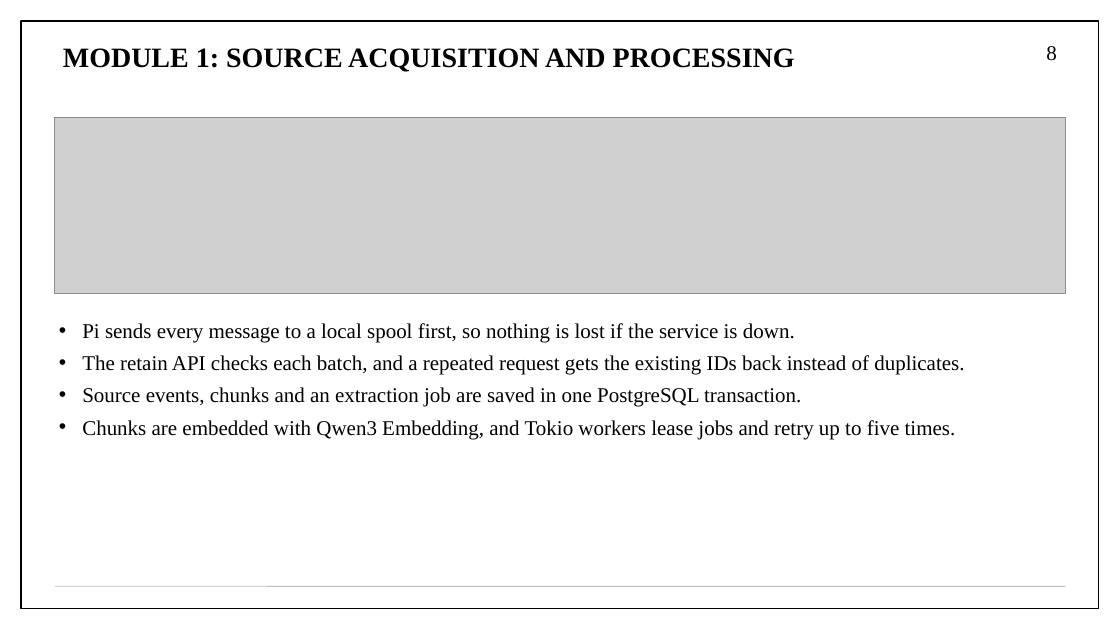
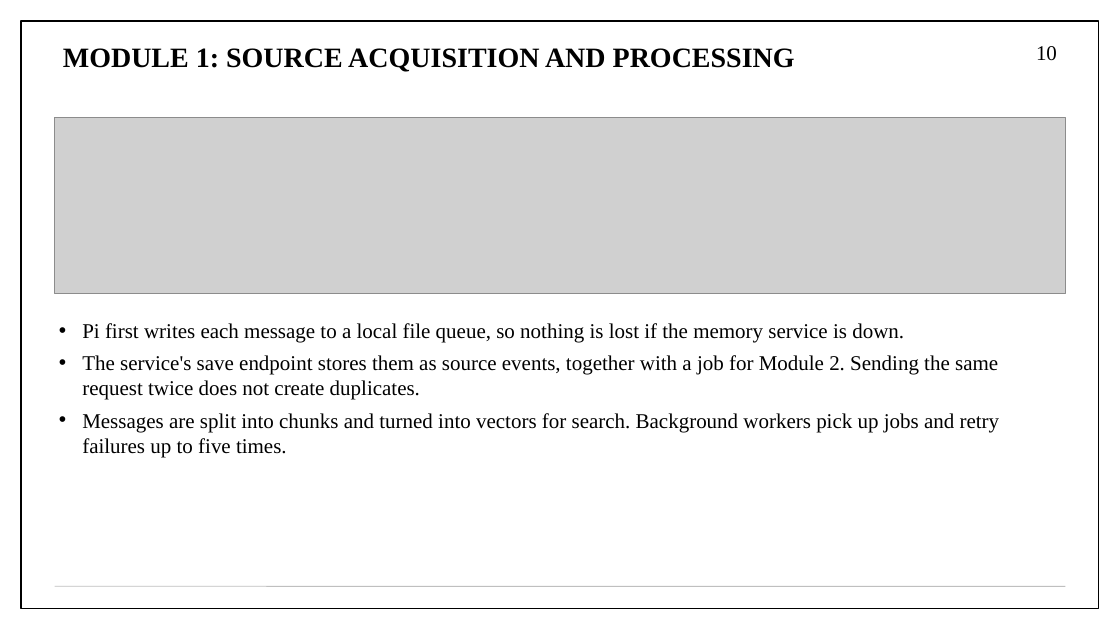
Before and after one commit to aryaniyaps/sdp-2026, a slide deck: slide 10 of P1_R2_13.pptx (slide 8 before the commit). Drawn at 1120x630 pixels with LibreOffice and Linux fonts; fonts in the diff are those of the drawing; grey boxes stand for pictures. Boxes give left, top, right and bottom in pixels: in the first picture for what was removed or moved away, otherwise in the second. Text is boxed around its words. In the diff, an @@ line names an element or a change of style, - is before the commit and + after.

Commit message:
Add a walkthrough and key terms to the review deck
The problem statement drops its example. A key-terms slide and the Maya
walkthrough now sit beside the architecture, the gaps are numbered and
the objectives point back to them, and each module and algorithm slide
links to the next. The results end with what is still missing, and a
short conclusion closes the deck. The text was rewritten after a
cold read for terms used before they were explained.

```diff
--- a/P1_R2_13.pptx
+++ b/P1_R2_13.pptx
@@ page number at bbox=[1036, 46, 1057, 61]: text changed @@
-8
+10
@@ text at bbox=[82, 323, 1000, 458]: text changed @@
-• Pi sends every message to a local spool first, so nothing is lost if the service is down.
-• The retain API checks each batch, and a repeated request gets the existing IDs back instead of duplicates.
-• Source events, chunks and an extraction job are saved in one PostgreSQL transaction.
-• Chunks are embedded with Qwen3 Embedding, and Tokio workers lease jobs and retry up to five times.
+• Pi first writes each message to a local file queue, so nothing is lost if the memory service is down.
+• The service's save endpoint stores them as source events, together with a job for Module 2. Sending the same request twice does not create duplicates.
+• Messages are split into chunks and turned into vectors for search. Background workers pick up jobs and retry failures up to five times.
```
Also in this commit, not shown: 23 other slides changed, 4 slides added, 1 slide removed, 1 other file.
